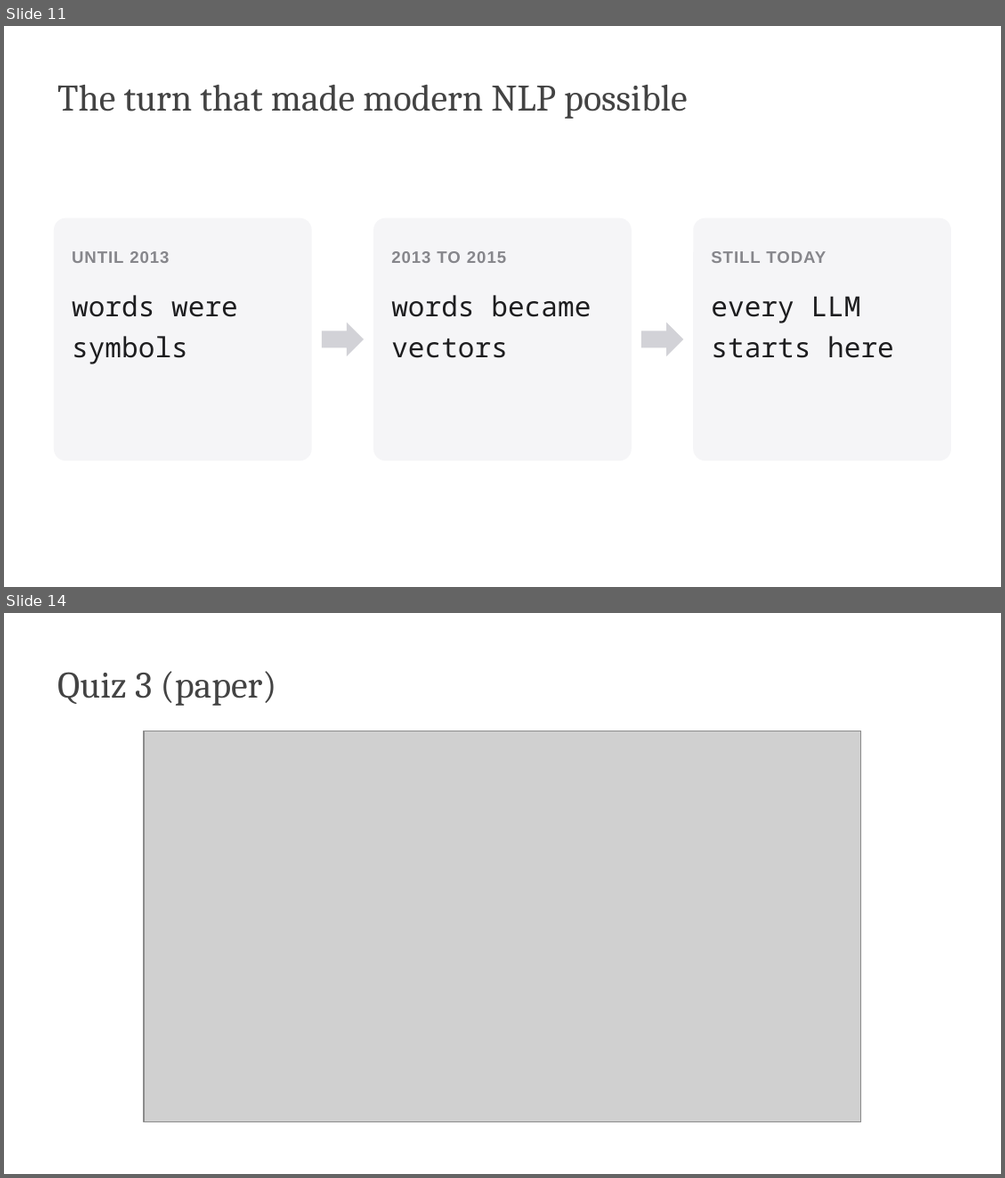
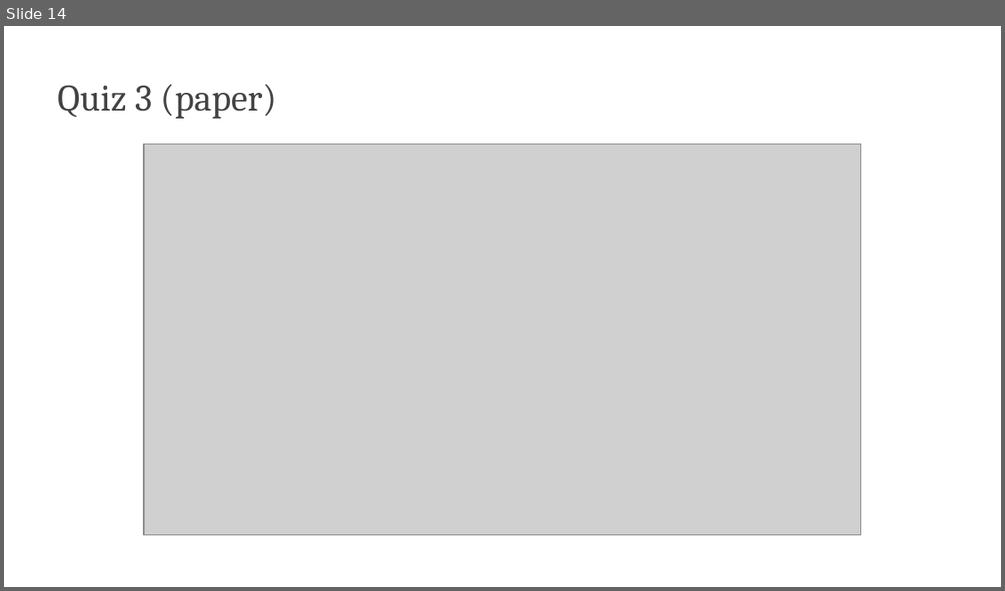
Before and after one commit to edavalosanaya/CSCI3495_NLP_LLMs_Student, a slide deck: weeks/week-05/class-02/lecture/slides.pptx. Shown one above the other, each under a label of ours: slides 11 and 14 before the commit, slide 14 after it; the slides between them are not shown. The pictures are 1005x1178 and 1005x591 pixels, drawn with LibreOffice and Linux fonts; fonts in the diff are those of the drawing; grey boxes stand for pictures; background and template pictures are left out. Boxes give left, top, right and bottom in pixels: in the first picture for what was removed or moved away, otherwise in the second. Text is boxed around its words. In the diff, an @@ line names an element or a change of style, - is before the commit and + after.

Commit message:
Publish course materials (b2f6c4dc)
Generated by scripts/publish_student.py from the source repository at b2f6c4dc: "W5C2: seq2seq LSTM translator on real Tatoeba data"

```diff
--- a/weeks/week-05/class-02/lecture/slides.pptx
+++ b/weeks/week-05/class-02/lecture/slides.pptx
@@ slide 11 removed at [4,26,1001,587], background #FFFFFF @@
@@ title removed at [57,85,687,119] @@
-The turn that made modern NLP possible
@@ rounded rectangle removed at [54,218,312,460] @@
@@ rounded rectangle removed at [374,218,632,460] @@
@@ rounded rectangle removed at [693,218,951,460] @@
@@ text removed at [72,251,238,364] @@
-UNTIL 2013
-words were symbols
@@ text removed at [391,251,591,358] @@
-2013 TO 2015
-words became vectors
@@ text removed at [711,251,894,358] @@
-STILL TODAY
-every LLM starts here
@@ right arrow removed at [322,322,364,356] @@
@@ right arrow removed at [641,322,683,356] @@
@@ text removed at [54,546,951,577] @@
-Source: original
```
Also in this commit, not shown: 1 slide changed, 13 slides added, 13 other slides removed, 35 other files.
